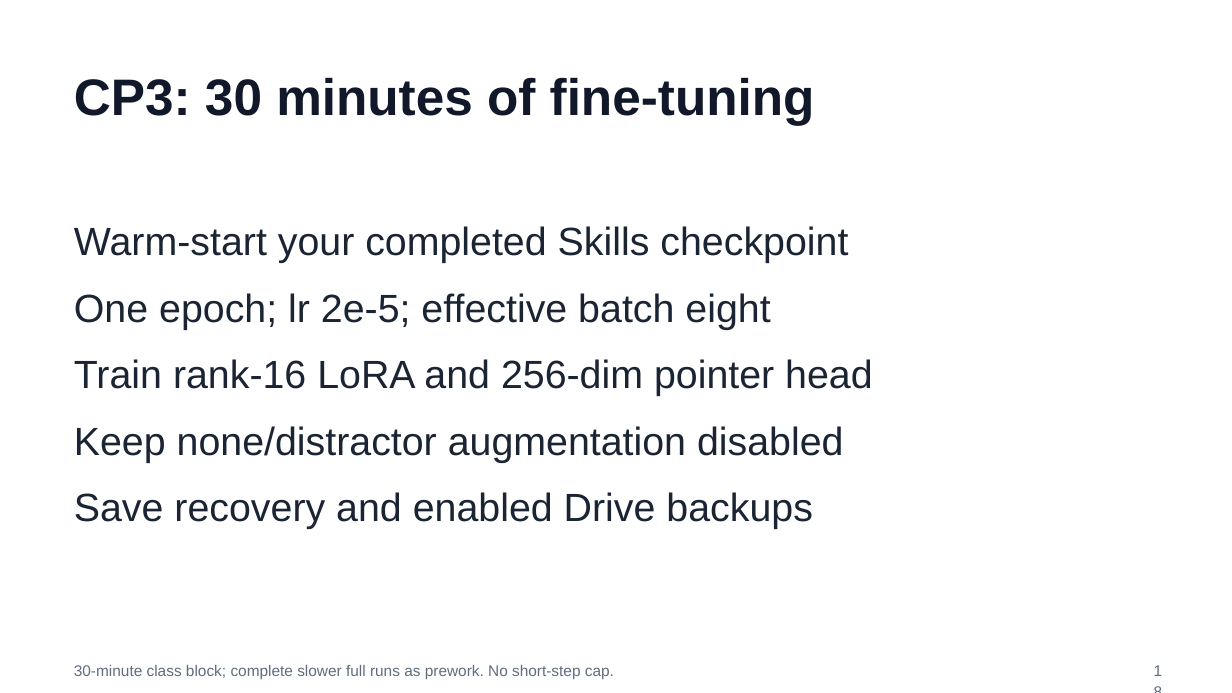
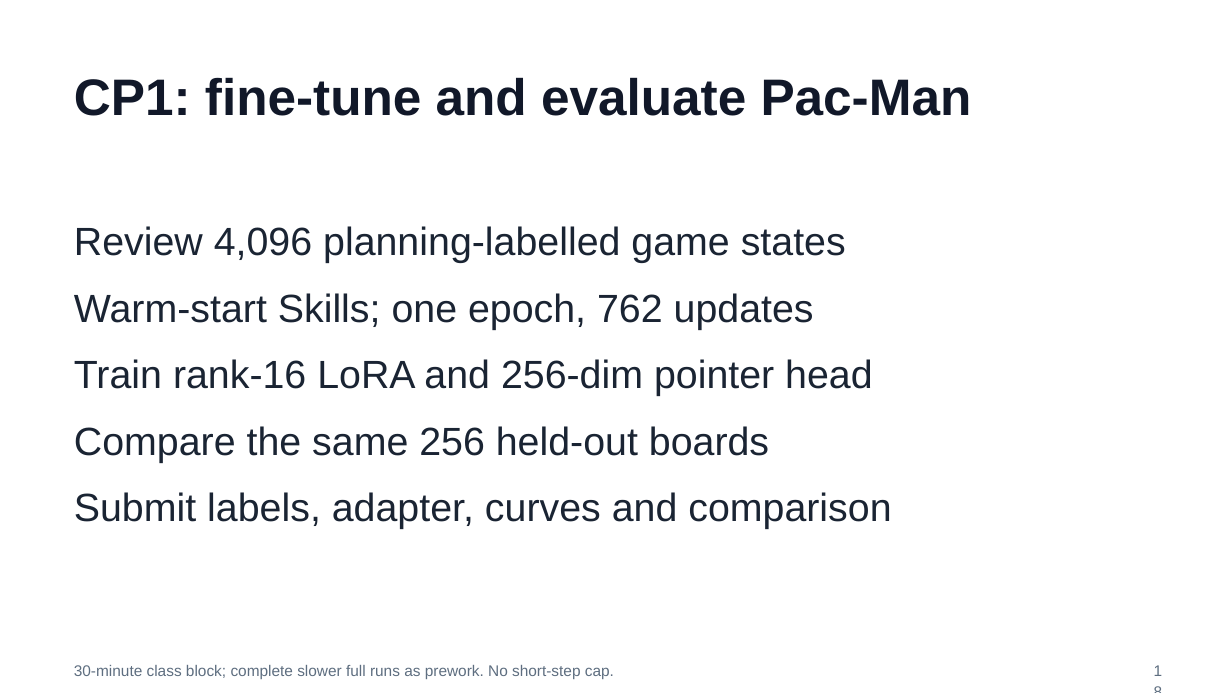
Before and after one commit to huixu11/QPlusLearning, a slide deck: slide 18 of labs/lab-01-kev-pacman/slides/pacman-lab.pptx. Drawn at 1232x693 pixels with LibreOffice and Linux fonts; fonts in the diff are those of the drawing. Boxes give left, top, right and bottom in pixels: in the first picture for what was removed or moved away, otherwise in the second. Text is boxed around its words. In the diff, an @@ line names an element or a change of style, - is before the commit and + after.

Commit message:
Publish the single-checkpoint notebook and revised lab slides

```diff
--- a/labs/lab-01-kev-pacman/slides/pacman-lab.pptx
+++ b/labs/lab-01-kev-pacman/slides/pacman-lab.pptx
@@ title at (x1=74, y1=77, x2=972, y2=116): text changed @@
-CP3: 30 minutes of fine-tuning
+CP1: fine-tune and evaluate Pac-Man
@@ text at (x1=74, y1=226, x2=846, y2=330): text changed @@
-Warm-start your completed Skills checkpoint
-One epoch; lr 2e-5; effective batch eight
+Review 4,096 planning-labelled game states
+Warm-start Skills; one epoch, 762 updates
@@ text at (x1=74, y1=426, x2=891, y2=529): text changed @@
-Keep none/distractor augmentation disabled
-Save recovery and enabled Drive backups
+Compare the same 256 held-out boards
+Submit labels, adapter, curves and comparison
```
Also in this commit, not shown: 8 other slides changed, 8 other files.
